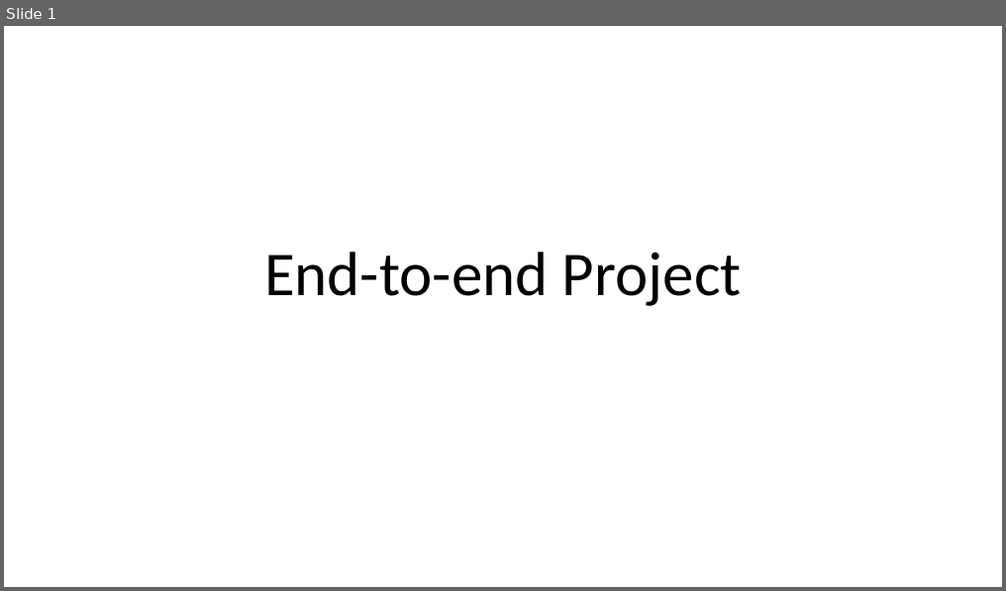
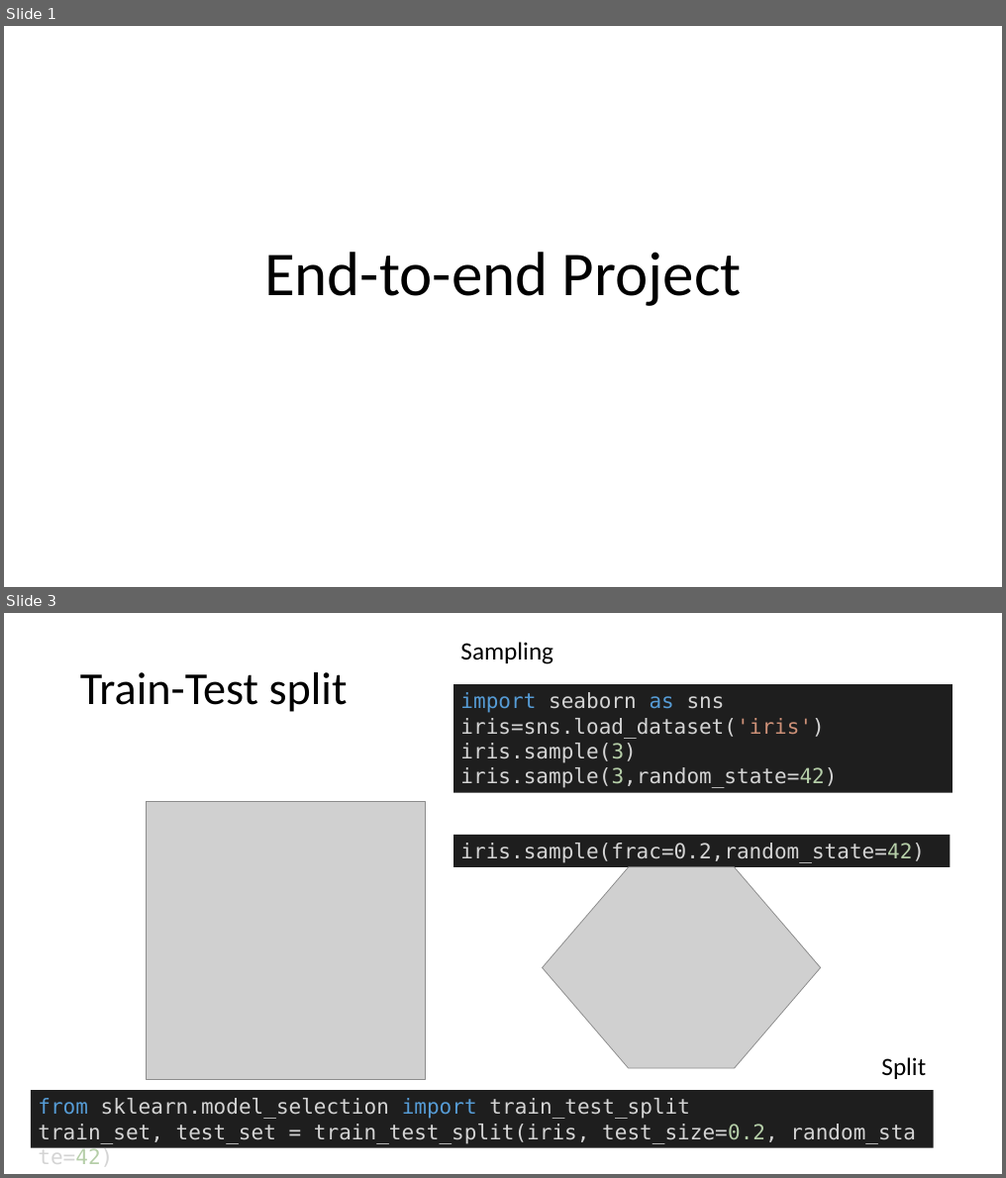
Before and after one commit to mathphysmx/teaching-ml, a slide deck: slides/03_ML_MLprojectExample.pptx. Shown one above the other, each under a label of ours: slide 1 before the commit, slides 1 and 3 after it; the slides between them are not shown. The pictures are 1006x591 and 1006x1178 pixels, drawn with LibreOffice and Linux fonts; fonts in the diff are those of the drawing; grey boxes stand for pictures. Boxes give left, top, right and bottom in pixels: in the first picture for what was removed or moved away, otherwise in the second. Text is boxed around its words. In the diff, an @@ line names an element or a change of style, - is before the commit and + after.

```diff
--- a/slides/03_ML_MLprojectExample.pptx
+++ b/slides/03_ML_MLprojectExample.pptx
@@ slide 3 added at box(4, 613, 1002, 1174), background #FFFFFF @@
@@ text added at box(460, 642, 553, 664), 24 pt, text #000000 @@
+Sampling
@@ title added at box(80, 672, 348, 712), 44 pt, text #000000 @@
+Train-Test split
@@ rectangle added at box(453, 684, 953, 792), fill #1E1E1E, 20 pt, text #D4D4D4 @@
+import seaborn as sns
+iris=sns.load_dataset('iris')
+iris.sample(3)
+iris.sample(3,random_state=42)
@@ picture added at box(147, 802, 425, 1080) @@
@@ rectangle added at box(453, 835, 950, 867), fill #1E1E1E, 20 pt, text #D4D4D4 @@
+iris.sample(frac=0.2,random_state=42)
@@ picture added at box(543, 867, 821, 1069) @@
@@ text added at box(881, 1058, 926, 1079), 24 pt, text #000000 @@
+Split
@@ rectangle added at box(31, 1090, 934, 1149), fill #1E1E1E, 20 pt, text #D4D4D4 @@
+from sklearn.model_selection import train_test_split
+train_set, test_set = train_test_split(iris, test_size=0.2, random_state=42)
```
Also in this commit, not shown: 1 slide changed, 2 other slides added, 12 other files.
